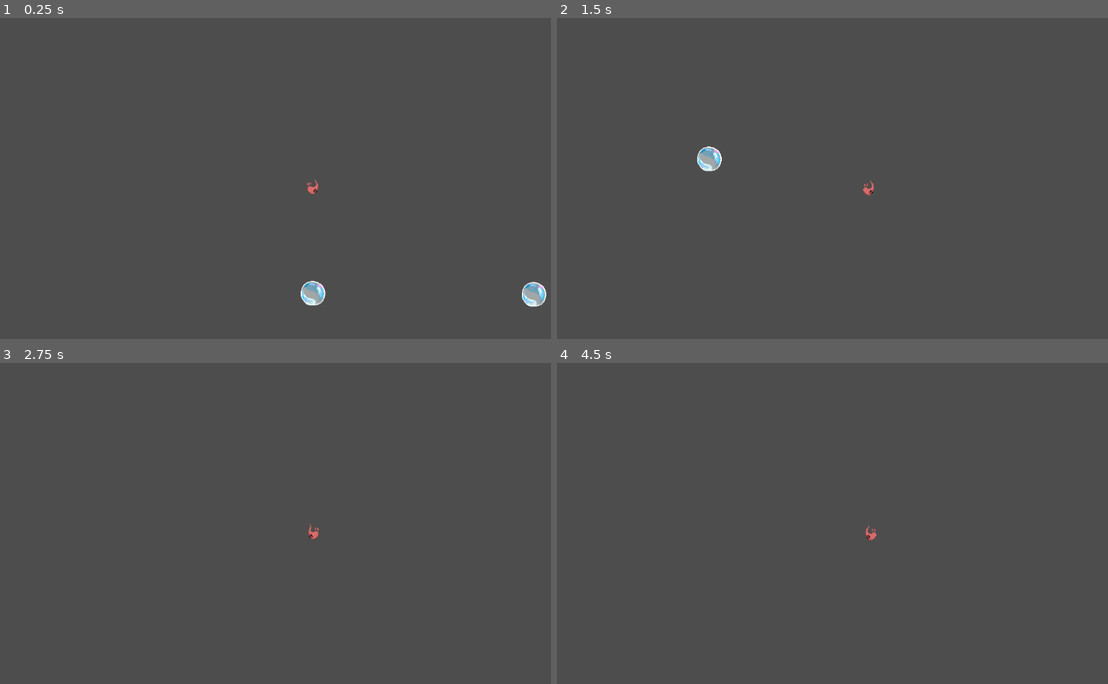
Above: before the commit, frames 1-4 (two rows, left to right).
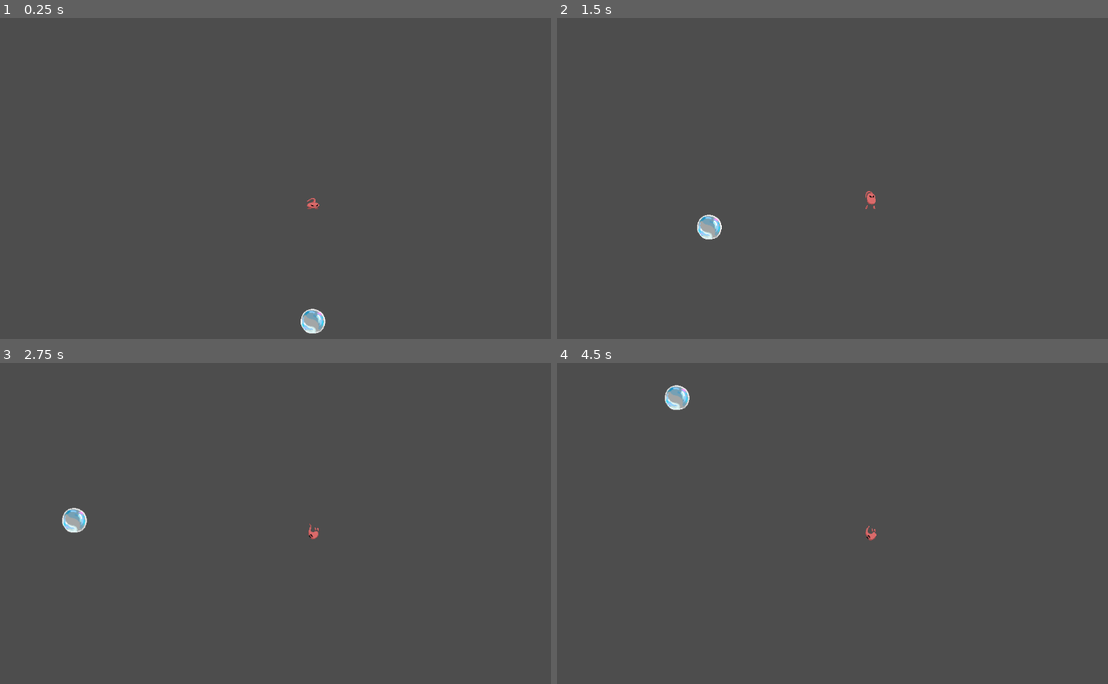
Above: after the commit, the same moments.

Repository: DangerousDaniel/Bubble-Drop-Godot-4
Game: Godot game, scene res://Playgrounds/Silver Scene.tscn
The game is run twice, just before and just after one commit, with the same random seed, the same clock (stepped at 60 frames per second) and the same inputs. This scene is started directly instead of the project's main scene.
Inputs (mouse positions are in pixels of both pictures, inside the frame that each line leads up to):
- Up to frame 1 (0.25 s): no input
- Up to frame 2 (1.5 s): move the mouse to (1008, 175) at 0.52 s; hold D (MoveRight) from 0.53 s (still down); tap Space (Jump) at 0.6, 0.77, 1.07 s; move the mouse to (744, 210) at 1.27 s; click (744, 210) at 1.35 s
- Up to frame 3 (2.75 s): tap Space (Jump) at 1.52, 1.55, 1.82, 2.1 s; move the mouse to (374, 462) at 2.02 s; release D (MoveRight) at 2.03 s; hold A (MoveLeft) from 2.03 s (still down)
- Up to frame 4 (4.5 s): move the mouse to (838, 610) at 2.77 s; release A (MoveLeft) at 2.78 s; hold D (MoveRight) 2.78-4.28 s; click (838, 610) at 2.85 s; tap Space (Jump) at 3.02, 3.05, 3.32, 3.6, 3.77, 4.07 s; move the mouse to (1058, 590) at 3.52 s; tap Enter at 4.25 s; move the mouse to (683, 484) at 4.27 s; hold A (MoveLeft) from 4.28 s (still down); click (683, 484) at 4.35 s

The runs differ from the first frame. In frame 1, 0.9% of the frame differs, in the area x 54-100%, y 50-99%; in frame 2, 0.7%; in frame 3, 0.3%; in frame 4, 0.3%.

Commit message:
Works for first bounce
Something is off with the bubbles that are created

Diff:
--- a/bubble-drop-godot-4/BubblePlatform(Wip)/bubble_explosion.gd
+++ b/bubble-drop-godot-4/BubblePlatform(Wip)/bubble_explosion.gd
@@ -1,17 +1,17 @@
-extends AnimatableBody2D
-@onready var RightSideBubble = $Area2DRightSideBubble
-@onready var LeftSideBubble = $Area2DLeftSideBubble
-# Called when the node enters the scene tree for the first time.
+class_name BubbleExplosion extends Node2D
 
 var thrust = Vector2(0, -250)
+var angle = rotation
+var impulse_force_strength = 400
+var rng = RandomNumberGenerator.new()
 
-func _on_Area2_area_entered(area):
-	if area.is_in_group("player"):
-		print("collided with player")
 
-#func _integrate_forces(state):
-	#Replace with collision detection with player
-	#if Input.is_action_pressed("ui_up"):
-		#set direction to a range -30 to 0 for left, 0 to 30 for right.
-		#var rotation_direction = 0
-		#state.apply_force(thrust.rotated(rotation))
+func _on_area_2d_body_entered(body: Node2D) -> void:
+	print("Collision")
+	var random_rotation = rng.randf_range(-10.0, 10.0)
+	var collision_info = (impulse_force_strength * thrust )
+	if body is CharacterBody2D:
+		var collision_impulse = thrust.rotated(rotation * random_rotation).normalized() * impulse_force_strength
+		body.velocity += collision_impulse
+
+		print("Collided with player")
--- a/bubble-drop-godot-4/BubblePlatform(Wip)/bubble_platform.tscn
+++ b/bubble-drop-godot-4/BubblePlatform(Wip)/bubble_platform.tscn
@@ -47,7 +47,6 @@
 
 [node name="BubblePlatform" type="AnimatableBody2D"]
 position = Vector2(0, 200)
-script = ExtResource("1_65c4m")
 
 [node name="AnimatedSprite2D" type="AnimatedSprite2D" parent="."]
 scale = Vector2(0.999, 1)
@@ -61,17 +60,21 @@
 debug_color = Color(0.956863, 0.0784314, 0.482353, 0)
 
 [node name="Area2DRightSideBubble" type="Area2D" parent="."]
-visible = false
+position = Vector2(-5, -5)
+scale = Vector2(1.64329, 1.2582)
+script = ExtResource("1_65c4m")
 
 [node name="RightSideBubbleCollider" type="CollisionShape2D" parent="Area2DRightSideBubble"]
-position = Vector2(12.5, 2)
+position = Vector2(13.3878, -7.15309)
 shape = SubResource("RectangleShape2D_rqjii")
 debug_color = Color(0.8, 0.188235, 0.909804, 1)
 
 [node name="Area2DLeftSideBubble" type="Area2D" parent="."]
-visible = false
+position = Vector2(1, -5)
+scale = Vector2(1.78074, 1.25971)
+script = ExtResource("1_65c4m")
 
 [node name="LeftSideCollider" type="CollisionShape2D" parent="Area2DLeftSideBubble"]
-position = Vector2(-11.6875, 2.5)
+position = Vector2(-11.7929, -7.14448)
 shape = SubResource("RectangleShape2D_rqjii")
 debug_color = Color(1.92523e-07, 0.601195, 0.68797, 1)
--- a/bubble-drop-godot-4/Player/Player.tscn
+++ b/bubble-drop-godot-4/Player/Player.tscn
@@ -7,6 +7,9 @@
 [ext_resource type="Texture2D" uid="uid://bl1j4ff1lg437" path="res://Sprites/Sprint_Sheet_Anim_64X64_Final-sheetFlipped.png" id="3_ijctq"]
 [ext_resource type="Texture2D" uid="uid://cp4jne088gc3k" path="res://Sprites/Sprint_Sheet_Anim_Jump_Walk_64X64.png" id="3_jlu15"]
 
+[sub_resource type="RectangleShape2D" id="RectangleShape2D_ydef7"]
+size = Vector2(18, 14.3333)
+
 [sub_resource type="AtlasTexture" id="AtlasTexture_tr0i4"]
 atlas = ExtResource("2_le5w0")
 region = Rect2(256, 704, 64, 64)
@@ -306,7 +309,7 @@
 "speed": 7.0
 }]
 
-[sub_resource type="RectangleShape2D" id="RectangleShape2D_ydef7"]
+[sub_resource type="RectangleShape2D" id="RectangleShape2D_xwl0x"]
 size = Vector2(18, 14.3333)
 
 [node name="Player" type="Node2D" groups=["playground_kyle"]]
@@ -314,6 +317,12 @@
 
 [node name="CharacterBody2D" type="CharacterBody2D" parent="." groups=["playground_kyle"]]
 script = ExtResource("1_lh0nm")
+
+[node name="Area2D" type="Area2D" parent="CharacterBody2D" groups=["player"]]
+
+[node name="CollisionShape2DForDetection" type="CollisionShape2D" parent="CharacterBody2D/Area2D" groups=["playground_kyle"]]
+position = Vector2(1, 20.8333)
+shape = SubResource("RectangleShape2D_ydef7")
 
 [node name="Sprite2D" type="Sprite2D" parent="CharacterBody2D" groups=["playground_kyle"]]
 
@@ -321,11 +330,12 @@
 sprite_frames = SubResource("SpriteFrames_wumi1")
 animation = &"walk"
 
-[node name="CollisionShape2D" type="CollisionShape2D" parent="CharacterBody2D" groups=["player", "playground_kyle"]]
+[node name="Camera2D" parent="CharacterBody2D" instance=ExtResource("3_hsm2k")]
+
+[node name="CollisionShape2D" type="CollisionShape2D" parent="CharacterBody2D"]
 position = Vector2(1, 20.8333)
-shape = SubResource("RectangleShape2D_ydef7")
-
-[node name="Camera2D" parent="CharacterBody2D" instance=ExtResource("3_hsm2k")]
+shape = SubResource("RectangleShape2D_xwl0x")
+debug_color = Color(0.63832, 0.523575, 0.127812, 0.42)
 
 [node name="BubbleCreationScriptHolder" type="Node2D" parent="."]
 script = ExtResource("2_4bs5p")
--- a/bubble-drop-godot-4/Playgrounds/Silver Scene.tscn
+++ b/bubble-drop-godot-4/Playgrounds/Silver Scene.tscn
@@ -1,20 +1,423 @@
-[gd_scene load_steps=3 format=3 uid="uid://da7jb5mmkatbg"]
-
-[ext_resource type="PackedScene" uid="uid://biapstqd7xc8x" path="res://Player/Player.tscn" id="1_ylme4"]
-[ext_resource type="PackedScene" uid="uid://xxlnmbq73u1f" path="res://BubblePlatform(Wip)/bubble_platform.tscn" id="2_ya5ok"]
+[gd_scene load_steps=56 format=3 uid="uid://da7jb5mmkatbg"]
+
+[ext_resource type="Script" path="res://PlayerController.gd" id="1_se88n"]
+[ext_resource type="Texture2D" uid="uid://u6vrig2ay8lp" path="res://Sprites/Sprint_Sheet_Anim_64X64_Final.png" id="2_p3c66"]
+[ext_resource type="Texture2D" uid="uid://bl1j4ff1lg437" path="res://Sprites/Sprint_Sheet_Anim_64X64_Final-sheetFlipped.png" id="3_5usda"]
+[ext_resource type="Texture2D" uid="uid://cp4jne088gc3k" path="res://Sprites/Sprint_Sheet_Anim_Jump_Walk_64X64.png" id="4_noimf"]
+[ext_resource type="PackedScene" path="res://Player/MainCamera.tscn" id="5_yctjk"]
+[ext_resource type="Script" path="res://Player/spawnBubble.gd" id="6_t26ds"]
+[ext_resource type="Script" path="res://BubblePlatform(Wip)/bubble_explosion.gd" id="7_5jn1h"]
+
+[sub_resource type="RectangleShape2D" id="RectangleShape2D_ydef7"]
+size = Vector2(18, 14.3333)
+
+[sub_resource type="AtlasTexture" id="AtlasTexture_tr0i4"]
+atlas = ExtResource("2_p3c66")
+region = Rect2(256, 704, 64, 64)
+
+[sub_resource type="AtlasTexture" id="AtlasTexture_620y6"]
+atlas = ExtResource("2_p3c66")
+region = Rect2(320, 704, 64, 64)
+
+[sub_resource type="AtlasTexture" id="AtlasTexture_nacr8"]
+atlas = ExtResource("2_p3c66")
+region = Rect2(384, 704, 64, 64)
+
+[sub_resource type="AtlasTexture" id="AtlasTexture_yfxjy"]
+atlas = ExtResource("2_p3c66")
+region = Rect2(448, 704, 64, 64)
+
+[sub_resource type="AtlasTexture" id="AtlasTexture_s8m3w"]
+atlas = ExtResource("2_p3c66")
+region = Rect2(192, 704, 64, 64)
+
+[sub_resource type="AtlasTexture" id="AtlasTexture_q2a6e"]
+atlas = ExtResource("2_p3c66")
+region = Rect2(128, 704, 64, 64)
+
+[sub_resource type="AtlasTexture" id="AtlasTexture_2ex0t"]
+atlas = ExtResource("2_p3c66")
+region = Rect2(64, 704, 64, 64)
+
+[sub_resource type="AtlasTexture" id="AtlasTexture_jr6mu"]
+atlas = ExtResource("3_5usda")
+region = Rect2(320, 512, 64, 64)
+
+[sub_resource type="AtlasTexture" id="AtlasTexture_xdssf"]
+atlas = ExtResource("3_5usda")
+region = Rect2(384, 512, 64, 64)
+
+[sub_resource type="AtlasTexture" id="AtlasTexture_v445v"]
+atlas = ExtResource("3_5usda")
+region = Rect2(448, 512, 64, 64)
+
+[sub_resource type="AtlasTexture" id="AtlasTexture_tajla"]
+atlas = ExtResource("3_5usda")
+region = Rect2(512, 512, 64, 64)
+
+[sub_resource type="AtlasTexture" id="AtlasTexture_xc7m7"]
+atlas = ExtResource("3_5usda")
+region = Rect2(512, 576, 64, 64)
+
+[sub_resource type="AtlasTexture" id="AtlasTexture_nyrf6"]
+atlas = ExtResource("2_p3c66")
+region = Rect2(0, 704, 64, 64)
+
+[sub_resource type="AtlasTexture" id="AtlasTexture_8e3q1"]
+atlas = ExtResource("2_p3c66")
+region = Rect2(64, 704, 64, 64)
+
+[sub_resource type="AtlasTexture" id="AtlasTexture_3m5f7"]
+atlas = ExtResource("2_p3c66")
+region = Rect2(128, 704, 64, 64)
+
+[sub_resource type="AtlasTexture" id="AtlasTexture_7yb0w"]
+atlas = ExtResource("2_p3c66")
+region = Rect2(192, 704, 64, 64)
+
+[sub_resource type="AtlasTexture" id="AtlasTexture_ik1c8"]
+atlas = ExtResource("2_p3c66")
+region = Rect2(256, 704, 64, 64)
+
+[sub_resource type="AtlasTexture" id="AtlasTexture_ih3ab"]
+atlas = ExtResource("2_p3c66")
+region = Rect2(320, 704, 64, 64)
+
+[sub_resource type="AtlasTexture" id="AtlasTexture_g0w14"]
+atlas = ExtResource("2_p3c66")
+region = Rect2(384, 704, 64, 64)
+
+[sub_resource type="AtlasTexture" id="AtlasTexture_sg5jj"]
+atlas = ExtResource("2_p3c66")
+region = Rect2(448, 704, 64, 64)
+
+[sub_resource type="AtlasTexture" id="AtlasTexture_l25kl"]
+atlas = ExtResource("2_p3c66")
+region = Rect2(0, 0, 64, 64)
+
+[sub_resource type="AtlasTexture" id="AtlasTexture_i6th1"]
+atlas = ExtResource("2_p3c66")
+region = Rect2(64, 0, 64, 64)
+
+[sub_resource type="AtlasTexture" id="AtlasTexture_jjglw"]
+atlas = ExtResource("2_p3c66")
+region = Rect2(128, 0, 64, 64)
+
+[sub_resource type="AtlasTexture" id="AtlasTexture_dc1ty"]
+atlas = ExtResource("2_p3c66")
+region = Rect2(192, 0, 64, 64)
+
+[sub_resource type="AtlasTexture" id="AtlasTexture_7gqe6"]
+atlas = ExtResource("2_p3c66")
+region = Rect2(256, 0, 64, 64)
+
+[sub_resource type="AtlasTexture" id="AtlasTexture_rgp46"]
+atlas = ExtResource("2_p3c66")
+region = Rect2(320, 0, 64, 64)
+
+[sub_resource type="AtlasTexture" id="AtlasTexture_5b62h"]
+atlas = ExtResource("2_p3c66")
+region = Rect2(384, 0, 64, 64)
+
+[sub_resource type="AtlasTexture" id="AtlasTexture_pxn7m"]
+atlas = ExtResource("2_p3c66")
+region = Rect2(448, 0, 64, 64)
+
+[sub_resource type="AtlasTexture" id="AtlasTexture_fubvb"]
+atlas = ExtResource("2_p3c66")
+region = Rect2(0, 448, 64, 64)
+
+[sub_resource type="AtlasTexture" id="AtlasTexture_jket2"]
+atlas = ExtResource("2_p3c66")
+region = Rect2(64, 448, 64, 64)
+
+[sub_resource type="AtlasTexture" id="AtlasTexture_hxml0"]
+atlas = ExtResource("2_p3c66")
+region = Rect2(128, 448, 64, 64)
+
+[sub_resource type="AtlasTexture" id="AtlasTexture_i7ibi"]
+atlas = ExtResource("2_p3c66")
+region = Rect2(192, 448, 64, 64)
+
+[sub_resource type="AtlasTexture" id="AtlasTexture_p3oo1"]
+atlas = ExtResource("4_noimf")
+region = Rect2(0, 64, 64, 64)
+
+[sub_resource type="AtlasTexture" id="AtlasTexture_4gooc"]
+atlas = ExtResource("4_noimf")
+region = Rect2(64, 64, 64, 64)
+
+[sub_resource type="AtlasTexture" id="AtlasTexture_3qytn"]
+atlas = ExtResource("4_noimf")
+region = Rect2(128, 64, 64, 64)
+
+[sub_resource type="AtlasTexture" id="AtlasTexture_ymoqe"]
+atlas = ExtResource("4_noimf")
+region = Rect2(192, 64, 64, 64)
+
+[sub_resource type="AtlasTexture" id="AtlasTexture_jrt8p"]
+atlas = ExtResource("4_noimf")
+region = Rect2(256, 64, 64, 64)
+
+[sub_resource type="AtlasTexture" id="AtlasTexture_0rn6y"]
+atlas = ExtResource("4_noimf")
+region = Rect2(320, 64, 64, 64)
+
+[sub_resource type="SpriteFrames" id="SpriteFrames_wumi1"]
+animations = [{
+"frames": [{
+"duration": 1.0,
+"texture": SubResource("AtlasTexture_tr0i4")
+}, {
+"duration": 1.0,
+"texture": SubResource("AtlasTexture_620y6")
+}, {
+"duration": 1.0,
+"texture": SubResource("AtlasTexture_nacr8")
+}, {
+"duration": 1.0,
+"texture": SubResource("AtlasTexture_yfxjy")
+}, {
+"duration": 1.0,
+"texture": SubResource("AtlasTexture_s8m3w")
+}, {
+"duration": 1.0,
+"texture": SubResource("AtlasTexture_q2a6e")
+}, {
+"duration": 1.0,
+"texture": SubResource("AtlasTexture_2ex0t")
+}],
+"loop": false,
+"name": &"dance",
+"speed": 5.0
+}, {
+"frames": [{
+"duration": 1.0,
+"texture": SubResource("AtlasTexture_jr6mu")
+}, {
+"duration": 1.0,
+"texture": SubResource("AtlasTexture_xdssf")
+}, {
+"duration": 1.0,
+"texture": SubResource("AtlasTexture_v445v")
+}, {
+"duration": 1.0,
+"texture": SubResource("AtlasTexture_tajla")
+}, {
+"duration": 1.0,
+"texture": SubResource("AtlasTexture_xc7m7")
+}],
+"loop": true,
+"name": &"fall",
+"speed": 5.0
+}, {
+"frames": [{
+"duration": 1.0,
+"texture": SubResource("AtlasTexture_nyrf6")
+}, {
+"duration": 1.0,
+"texture": SubResource("AtlasTexture_8e3q1")
+}, {
+"duration": 1.0,
+"texture": SubResource("AtlasTexture_3m5f7")
+}, {
+"duration": 1.0,
+"texture": SubResource("AtlasTexture_7yb0w")
+}, {
+"duration": 1.0,
+"texture": SubResource("AtlasTexture_ik1c8")
+}, {
+"duration": 1.0,
+"texture": SubResource("AtlasTexture_ih3ab")
+}, {
+"duration": 1.0,
+"texture": SubResource("AtlasTexture_g0w14")
+}, {
+"duration": 1.0,
+"texture": SubResource("AtlasTexture_sg5jj")
+}],
+"loop": false,
+"name": &"idle",
+"speed": 7.0
+}, {
+"frames": [{
+"duration": 1.0,
+"texture": SubResource("AtlasTexture_l25kl")
+}, {
+"duration": 1.0,
+"texture": SubResource("AtlasTexture_i6th1")
+}, {
+"duration": 1.0,
+"texture": SubResource("AtlasTexture_jjglw")
+}, {
+"duration": 1.0,
+"texture": SubResource("AtlasTexture_dc1ty")
+}, {
+"duration": 1.0,
+"texture": SubResource("AtlasTexture_7gqe6")
+}, {
+"duration": 1.0,
+"texture": SubResource("AtlasTexture_rgp46")
+}, {
+"duration": 1.0,
+"texture": SubResource("AtlasTexture_5b62h")
+}, {
+"duration": 1.0,
+"texture": SubResource("AtlasTexture_pxn7m")
+}],
+"loop": false,
+"name": &"jump",
+"speed": 7.0
+}, {
+"frames": [{
+"duration": 1.0,
+"texture": SubResource("AtlasTexture_fubvb")
+}, {
+"duration": 1.0,
+"texture": SubResource("AtlasTexture_jket2")
+}, {
+"duration": 1.0,
+"texture": SubResource("AtlasTexture_hxml0")
+}, {
+"duration": 1.0,
+"texture": SubResource("AtlasTexture_i7ibi")
+}],
+"loop": true,
+"name": &"sleep",
+"speed": 5.0
+}, {
+"frames": [{
+"duration": 1.0,
+"texture": SubResource("AtlasTexture_p3oo1")
+}, {
+"duration": 1.0,
+"texture": SubResource("AtlasTexture_4gooc")
+}, {
+"duration": 1.0,
+"texture": SubResource("AtlasTexture_3qytn")
+}, {
+"duration": 1.0,
+"texture": SubResource("AtlasTexture_ymoqe")
+}, {
+"duration": 1.0,
+"texture": SubResource("AtlasTexture_jrt8p")
+}, {
+"duration": 1.0,
+"texture": SubResource("AtlasTexture_0rn6y")
+}],
+"loop": true,
+"name": &"walk",
+"speed": 7.0
+}]
+
+[sub_resource type="RectangleShape2D" id="RectangleShape2D_xwl0x"]
+size = Vector2(18, 14.3333)
+
+[sub_resource type="AtlasTexture" id="AtlasTexture_562yl"]
+atlas = ExtResource("3_5usda")
+region = Rect2(320, 256, 64, 64)
+
+[sub_resource type="AtlasTexture" id="AtlasTexture_01c0f"]
+atlas = ExtResource("3_5usda")
+region = Rect2(384, 256, 64, 64)
+
+[sub_resource type="AtlasTexture" id="AtlasTexture_bljio"]
+atlas = ExtResource("3_5usda")
+region = Rect2(448, 256, 64, 64)
+
+[sub_resource type="AtlasTexture" id="AtlasTexture_uib7k"]
+atlas = ExtResource("3_5usda")
+region = Rect2(512, 256, 64, 64)
+
+[sub_resource type="SpriteFrames" id="SpriteFrames_d4itp"]
+animations = [{
+"frames": [{
+"duration": 1.0,
+"texture": SubResource("AtlasTexture_562yl")
+}, {
+"duration": 1.0,
+"texture": SubResource("AtlasTexture_01c0f")
+}, {
+"duration": 1.0,
+"texture": SubResource("AtlasTexture_bljio")
+}, {
+"duration": 1.0,
+"texture": SubResource("AtlasTexture_uib7k")
+}],
+"loop": true,
+"name": &"Idle",
+"speed": 5.0
+}]
+
+[sub_resource type="RectangleShape2D" id="RectangleShape2D_3itay"]
+size = Vector2(6.42857, 5.57143)
+
+[sub_resource type="RectangleShape2D" id="RectangleShape2D_rqjii"]
+size = Vector2(20.625, 39)
 
 [node name="SilverScene" type="Node2D"]
 
-[node name="Player" parent="." instance=ExtResource("1_ylme4")]
-scale = Vector2(1, 1)
-
-[node name="BubblePlatform" parent="." instance=ExtResource("2_ya5ok")]
-
-[node name="BubblePlatform2" parent="." instance=ExtResource("2_ya5ok")]
-position = Vector2(406, 202)
-
-[node name="BubblePlatform3" parent="." instance=ExtResource("2_ya5ok")]
-position = Vector2(853, 212)
-
-[node name="BubblePlatform4" parent="." instance=ExtResource("2_ya5ok")]
-position = Vector2(1319, 214)
+[node name="Player" type="Node2D" parent="." groups=["player", "playground_kyle"]]
+
+[node name="CharacterBody2D" type="CharacterBody2D" parent="Player" groups=["playground_kyle"]]
+script = ExtResource("1_se88n")
+
+[node name="Area2D" type="Area2D" parent="Player/CharacterBody2D" groups=["player"]]
+
+[node name="CollisionShape2DForDetection" type="CollisionShape2D" parent="Player/CharacterBody2D/Area2D" groups=["playground_kyle"]]
+position = Vector2(1, 20.8333)
+shape = SubResource("RectangleShape2D_ydef7")
+
+[node name="Sprite2D" type="Sprite2D" parent="Player/CharacterBody2D" groups=["playground_kyle"]]
+
+[node name="AnimatedSprite2D" type="AnimatedSprite2D" parent="Player/CharacterBody2D/Sprite2D"]
+sprite_frames = SubResource("SpriteFrames_wumi1")
+animation = &"walk"
+
+[node name="Camera2D" parent="Player/CharacterBody2D" instance=ExtResource("5_yctjk")]
+
+[node name="CollisionShape2D" type="CollisionShape2D" parent="Player/CharacterBody2D"]
+position = Vector2(1, 20.8333)
+shape = SubResource("RectangleShape2D_xwl0x")
+debug_color = Color(0.63832, 0.523575, 0.127812, 0.42)
+
+[node name="BubbleCreationScriptHolder" type="Node2D" parent="Player"]
+script = ExtResource("6_t26ds")
+
+[node name="BubblePlatform" type="AnimatableBody2D" parent="."]
+position = Vector2(0, 62)
+
+[node name="AnimatedSprite2D" type="AnimatedSprite2D" parent="BubblePlatform"]
+scale = Vector2(0.999, 1)
+sprite_frames = SubResource("SpriteFrames_d4itp")
+animation = &"Idle"
+
+[node name="CollisionShape2D" type="CollisionShape2D" parent="BubblePlatform"]
+position = Vector2(0.5, 2.5)
+scale = Vector2(7, 7)
+shape = SubResource("RectangleShape2D_3itay")
+debug_color = Color(0.956863, 0.0784314, 0.482353, 0)
+
+[node name="Area2DRightSideBubble" type="Area2D" parent="BubblePlatform"]
+position = Vector2(-5, -5)
+scale = Vector2(1.70029, 1.2582)
+script = ExtResource("7_5jn1h")
+
+[node name="RightSideBubbleCollider" type="CollisionShape2D" parent="BubblePlatform/Area2DRightSideBubble"]
+position = Vector2(12.5, 2)
+shape = SubResource("RectangleShape2D_rqjii")
+debug_color = Color(0.8, 0.188235, 0.909804, 1)
+
+[node name="Area2DLeftSideBubble" type="Area2D" parent="BubblePlatform"]
+position = Vector2(1, -5)
+scale = Vector2(1.78074, 1.25971)
+script = ExtResource("7_5jn1h")
+
+[node name="LeftSideCollider" type="CollisionShape2D" parent="BubblePlatform/Area2DLeftSideBubble"]
+position = Vector2(-11.6875, 2.5)
+shape = SubResource("RectangleShape2D_rqjii")
+debug_color = Color(1.92523e-07, 0.601195, 0.68797, 1)
+
+[connection signal="body_entered" from="Player/CharacterBody2D/Area2D" to="BubblePlatform/Area2DRightSideBubble" method="_on_area_2d_body_entered"]
+[connection signal="body_entered" from="Player/CharacterBody2D/Area2D" to="BubblePlatform/Area2DLeftSideBubble" method="_on_area_2d_body_entered"]
+[connection signal="animation_finished" from="Player/CharacterBody2D/Sprite2D/AnimatedSprite2D" to="Player/CharacterBody2D" method="_on_animated_sprite_2d_animation_finished"]
Not shown: 1 places in bubble-drop-godot-4/Player/Player.tscn that only renumber resources
